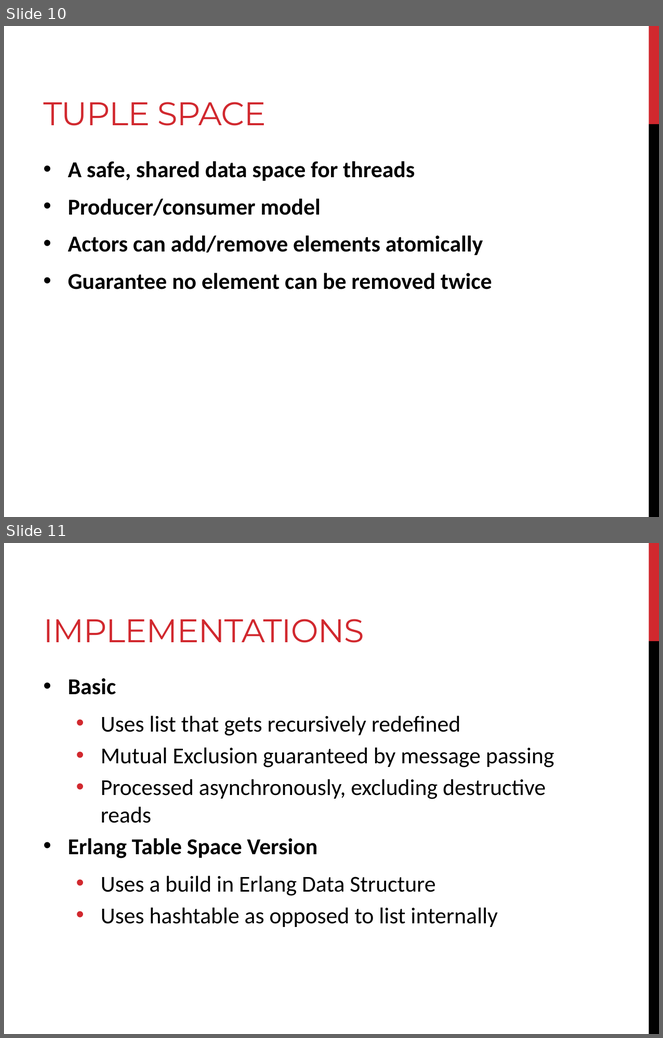
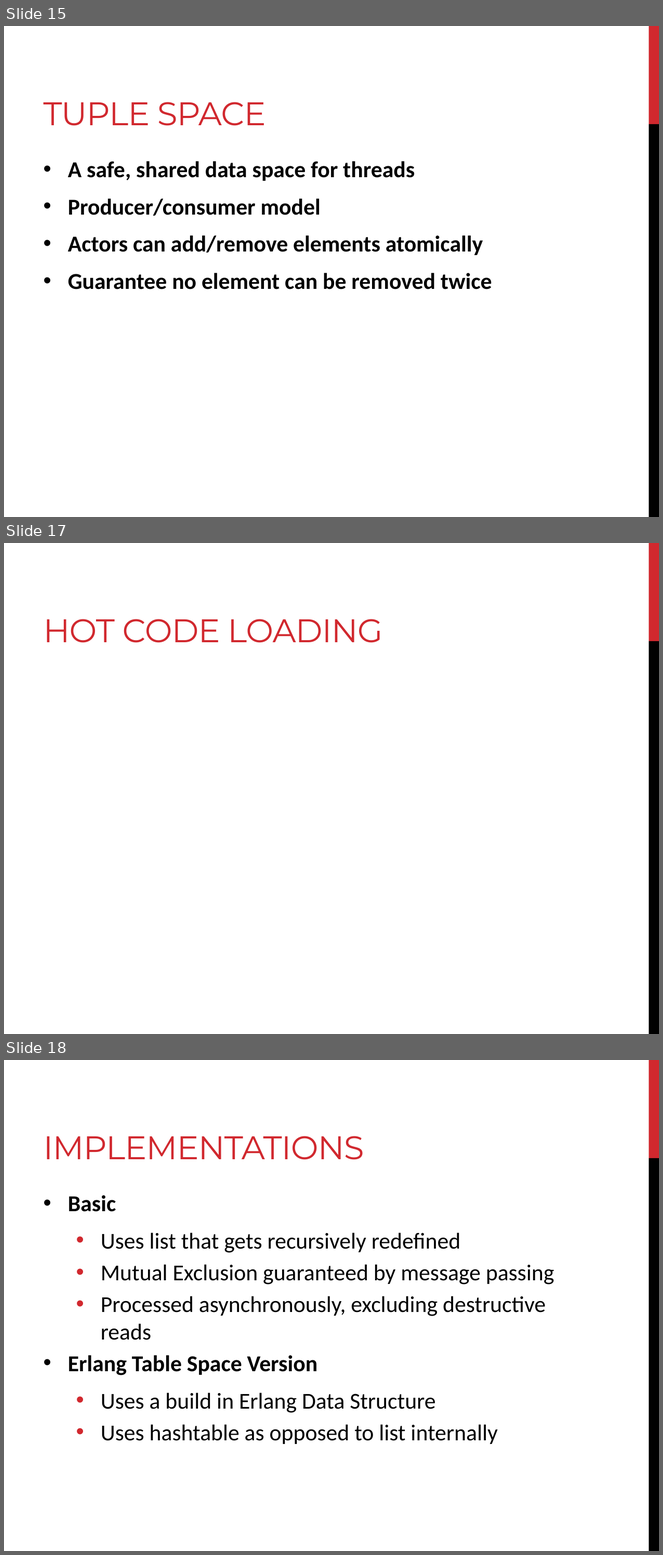
Before and after one commit to Matt8109/mcp_erlang, a slide deck: Presentation.pptx. Shown one above the other, each under a label of ours: slides 10 and 11 before the commit, slides 15, 17 and 18 after it; the slides between them are not shown. The pictures are 663x1038 and 663x1555 pixels, drawn with LibreOffice and Linux fonts; fonts in the diff are those of the drawing. Boxes give left, top, right and bottom in pixels: in the first picture for what was removed or moved away, otherwise in the second. Text is boxed around its words. In the diff, an @@ line names an element or a change of style, - is before the commit and + after.

```diff
--- a/Presentation.pptx
+++ b/Presentation.pptx
@@ slide 17 added at (4,543,659,1034), background #FFFFFF; not listed: 2 template elements that a slide beside it also shows @@
@@ title added at (44,619,383,643), 36 pt, text #D1282E @@
+HOT CODE LOADING
@@ what was slide 10 is now slide 15 @@
@@ what was slide 11 is now slide 18 @@
```
Also in this commit, not shown: 2 slides changed, 6 other slides added, 1 other file.
